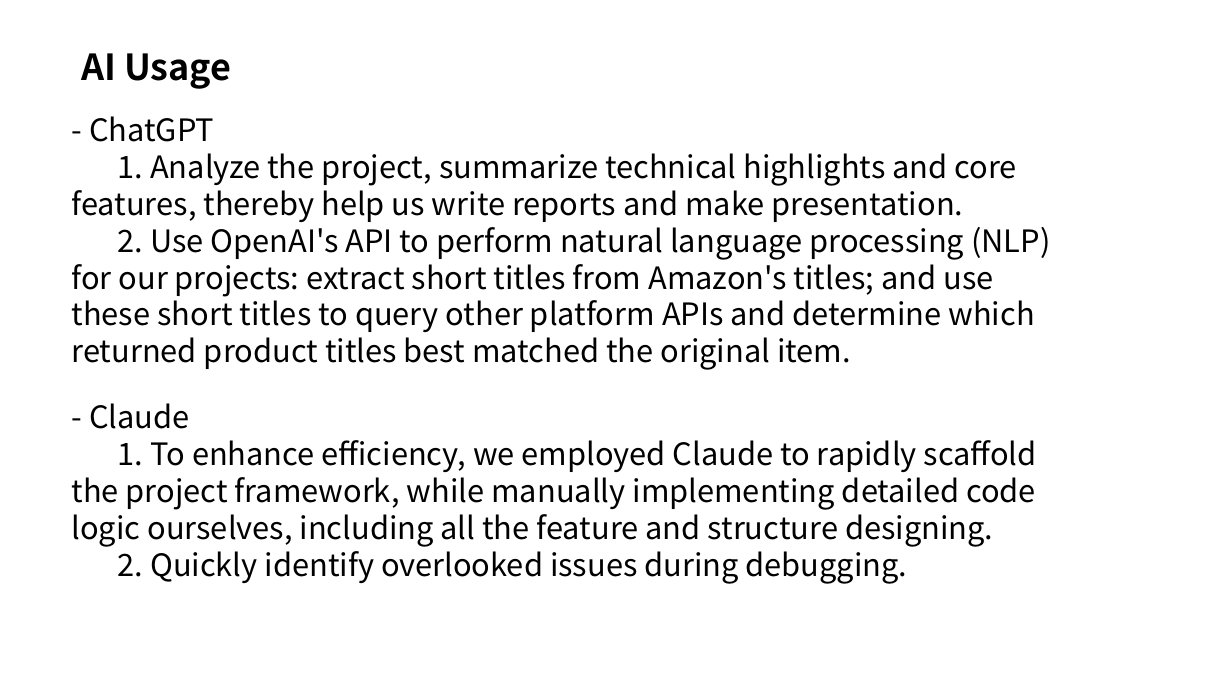
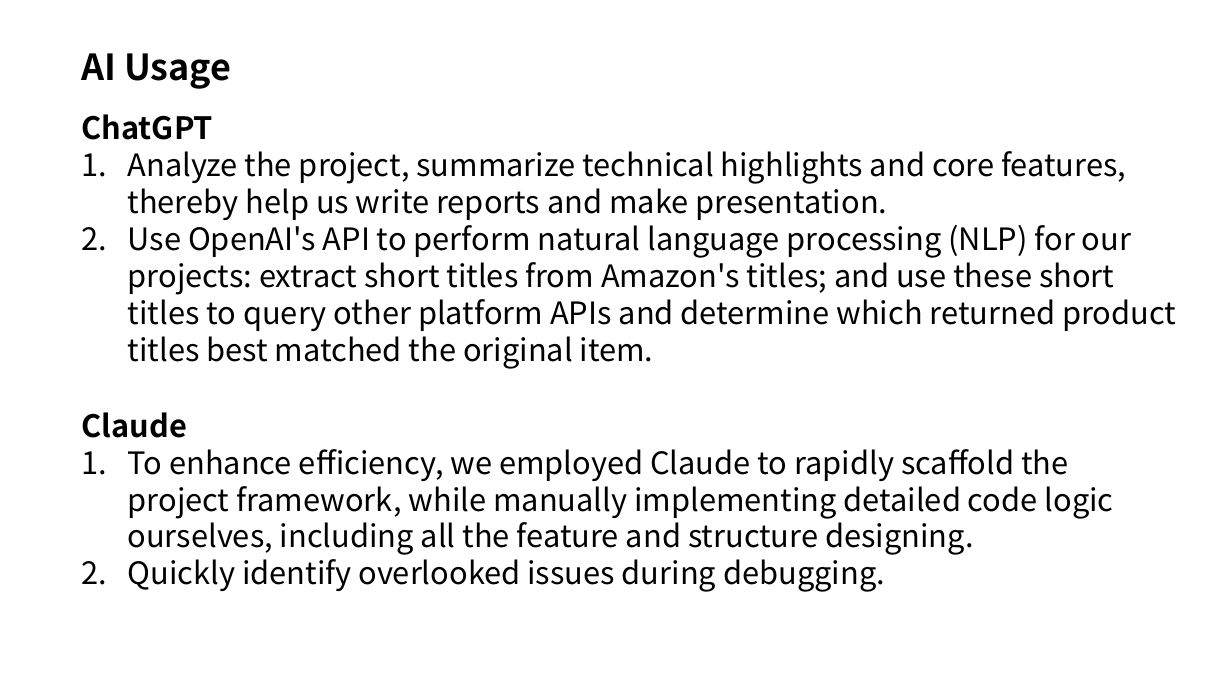
Before and after one commit to buChloeCLY/CS501-Project-DealTracker, a slide deck: slide 7 of cs501 Final.pptx. Drawn at 1232x693 pixels with LibreOffice and Linux fonts; fonts in the diff are those of the drawing; background and template pictures are left out. Boxes give left, top, right and bottom in pixels: in the first picture for what was removed or moved away, otherwise in the second. Text is boxed around its words. In the diff, an @@ line names an element or a change of style, - is before the commit and + after.

```diff
--- a/cs501 Final.pptx
+++ b/cs501 Final.pptx
@@ text at [81,114,1176,369]: text changed @@
-- ChatGPT
-1. Analyze the project, summarize technical highlights and core features, thereby help us write reports and make presentation.
-2. Use OpenAI's API to perform natural language processing (NLP) for our projects: extract short titles from Amazon's titles; and use these short titles to query other platform APIs and determine which returned product titles best matched the original item.
+ChatGPT
+1. Analyze the project, summarize technical highlights and core features, thereby help us write reports and make presentation.
+2. Use OpenAI's API to perform natural language processing (NLP) for our projects: extract short titles from Amazon's titles; and use these short titles to query other platform APIs and determine which returned product titles best matched the original item.
@@ text at [81,412,1114,592]: text changed @@
-- Claude
-1. To enhance efficiency, we employed Claude to rapidly scaffold the project framework, while manually implementing detailed code logic ourselves, including all the feature and structure designing.
-2. Quickly identify overlooked issues during debugging.
+Claude
+1. To enhance efficiency, we employed Claude to rapidly scaffold the project framework, while manually implementing detailed code logic ourselves, including all the feature and structure designing.
+2. Quickly identify overlooked issues during debugging.
```
Also in this commit, not shown: 3 other slides changed, 4 other files.
